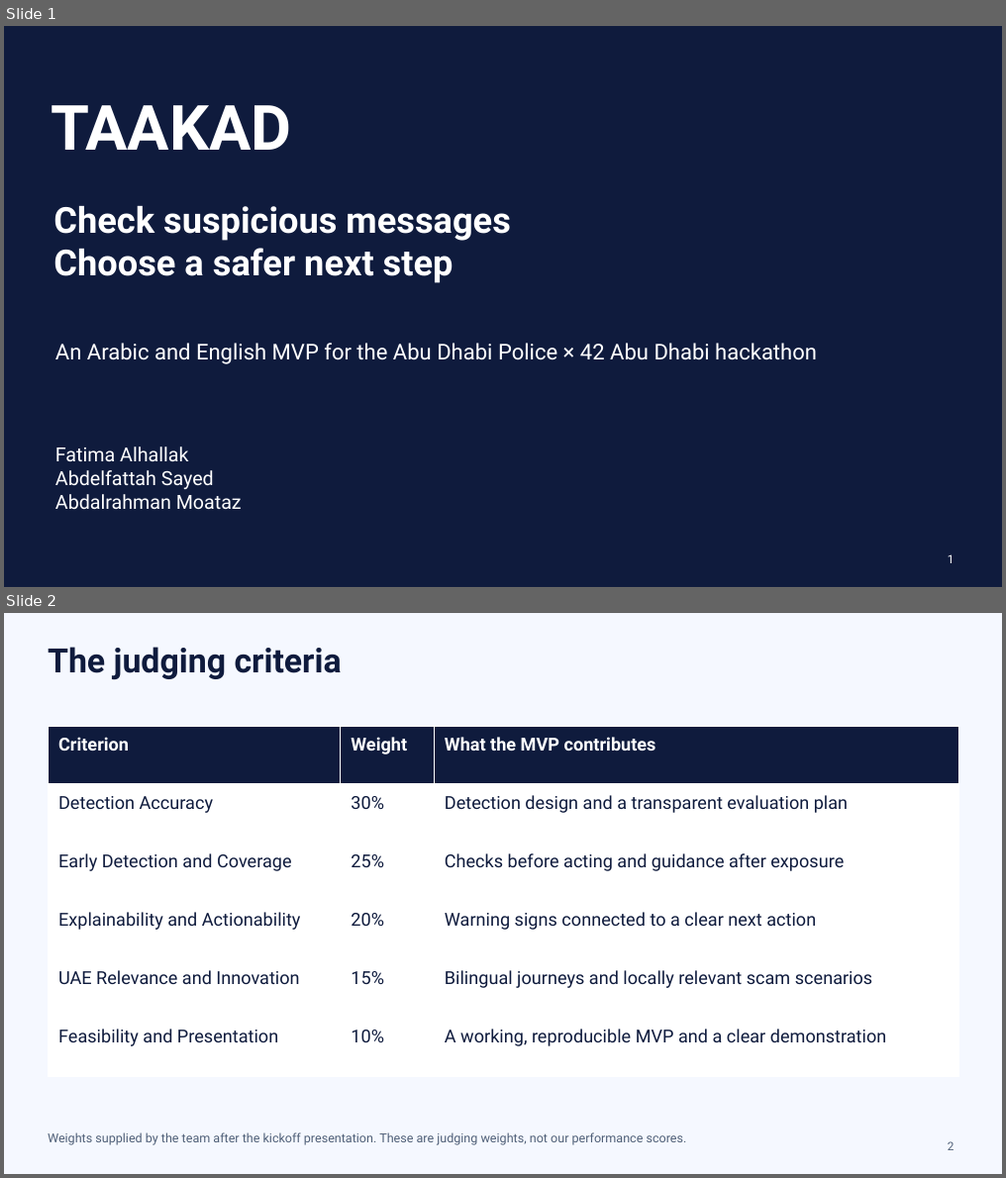
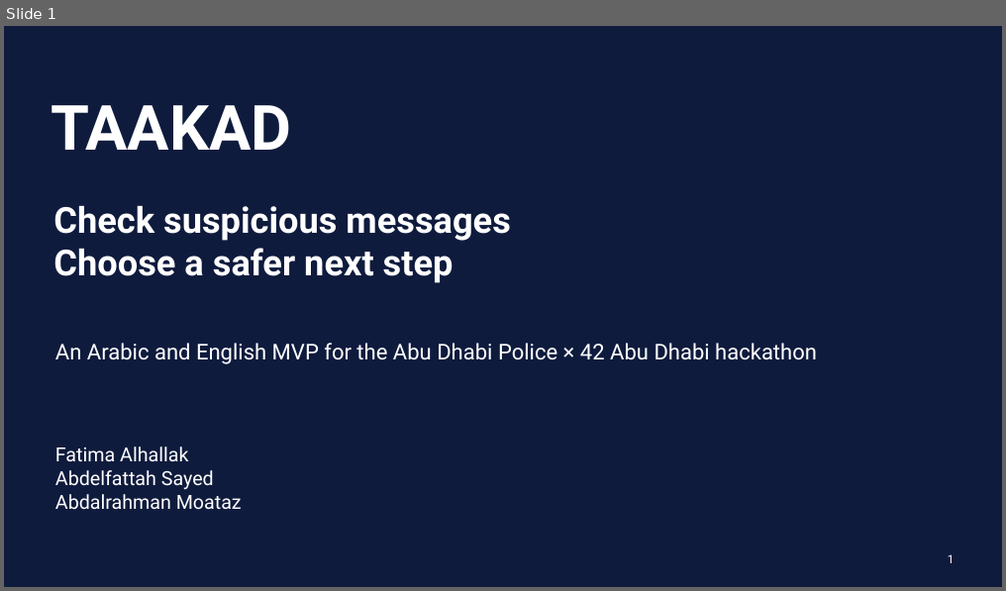
Before and after one commit to AbdelfattahGamalSayed/TAAKAD, a slide deck: submission/TAAKAD_Judges_Presentation.pptx. Shown one above the other, each under a label of ours: slides 1 and 2 before the commit, slide 1 after it. The pictures are 1006x1178 and 1006x591 pixels, drawn with LibreOffice and Linux fonts; fonts in the diff are those of the drawing. Boxes give left, top, right and bottom in pixels: in the first picture for what was removed or moved away, otherwise in the second. Text is boxed around its words. In the diff, an @@ line names an element or a change of style, - is before the commit and + after.

Commit message:
Preserve shortened deck, add bilingual closing and redesign report cover

```diff
--- a/submission/TAAKAD_Judges_Presentation.pptx
+++ b/submission/TAAKAD_Judges_Presentation.pptx
@@ slide 2 removed at bbox=[4, 613, 1002, 1174], background #F5F8FF @@
@@ text removed at bbox=[48, 647, 342, 680] @@
-The judging criteria
@@ table removed at bbox=[48, 726, 958, 1076], 6 rows, 3 columns @@
-Criterion | Weight | What the MVP contributes
-Detection Accuracy | 30% | Detection design and a transparent evaluation plan
-Early Detection and Coverage | 25% | Checks before acting and guidance after exposure
-Explainability and Actionability | 20% | Warning signs connected to a clear next action
-UAE Relevance and Innovation | 15% | Bilingual journeys and locally relevant scam scenarios
-Feasibility and Presentation | 10% | A working, reproducible MVP and a clear demonstration
@@ text removed at bbox=[48, 1133, 687, 1146] @@
-Weights supplied by the team after the kickoff presentation. These are judging weights, not our performance scores.
@@ text removed at bbox=[947, 1142, 954, 1151] @@
-2
```
Also in this commit, not shown: 10 slides changed, 1 slide added, 4 other slides removed, 11 other files.
